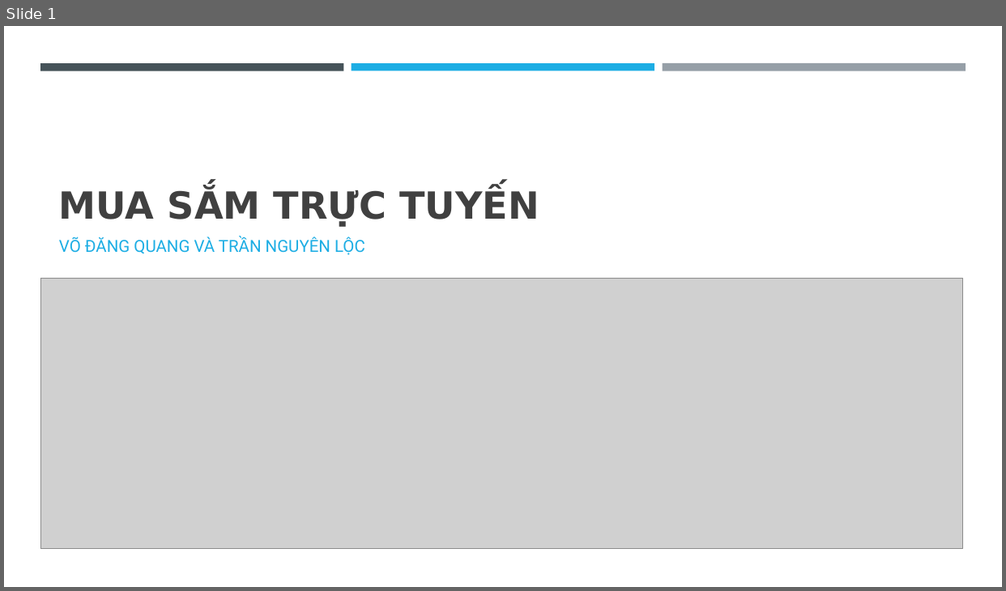
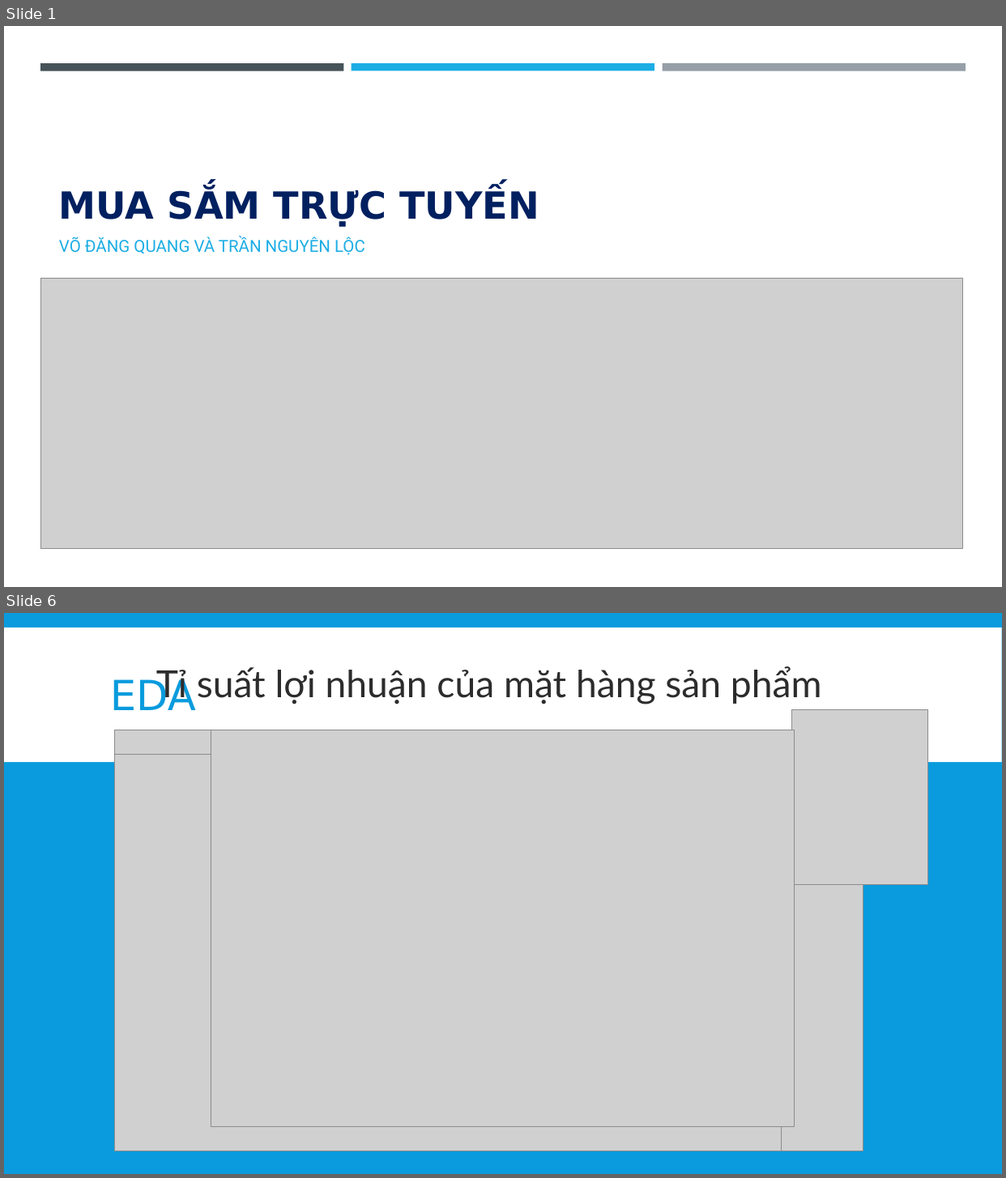
Before and after one commit to EdgarIgnite16/DA-Project, a slide deck: Report/VDQ_TNL_MuaSamTrucTuyen.pptx. Shown one above the other, each under a label of ours: slide 1 before the commit, slides 1 and 6 after it; the slides between them are not shown. The pictures are 1006x591 and 1006x1178 pixels, drawn with LibreOffice and Linux fonts; fonts in the diff are those of the drawing; grey boxes stand for pictures. Boxes give left, top, right and bottom in pixels: in the first picture for what was removed or moved away, otherwise in the second. Text is boxed around its words. In the diff, an @@ line names an element or a change of style, - is before the commit and + after.

```diff
--- a/Report/VDQ_TNL_MuaSamTrucTuyen.pptx
+++ b/Report/VDQ_TNL_MuaSamTrucTuyen.pptx
@@ slide 6 added at [4, 613, 1002, 1174], background #099BDD @@
@@ rectangle added at [4, 628, 1002, 762], fill #FFFFFF @@
@@ title added at [110, 677, 196, 710], 40 pt, text #099BDD @@
+EDA
@@ text added at [156, 666, 822, 705], 36 pt, text #2C2C2C @@
+Tỉ suất lợi nhuận của mặt hàng sản phẩm
@@ picture added at [792, 709, 928, 884] @@
@@ picture added at [115, 730, 863, 1151] @@
@@ picture added at [211, 730, 795, 1127] @@
@@ picture added at [115, 755, 782, 1152] @@
@@ slide 1 changed as well @@
@@ title "MUA SẮM TRỰC TUYẾN" at [59, 188, 539, 227]: text colour #404040 to #002060 @@
```
Also in this commit, not shown: 2 other slides changed, 11 other slides added, 2 slides removed, 1 other file.
